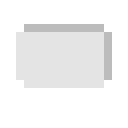
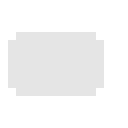
Layers edited between the first and the second (128, 128) image:
painted on "Layer 1" over [8, 24, 112, 96]
